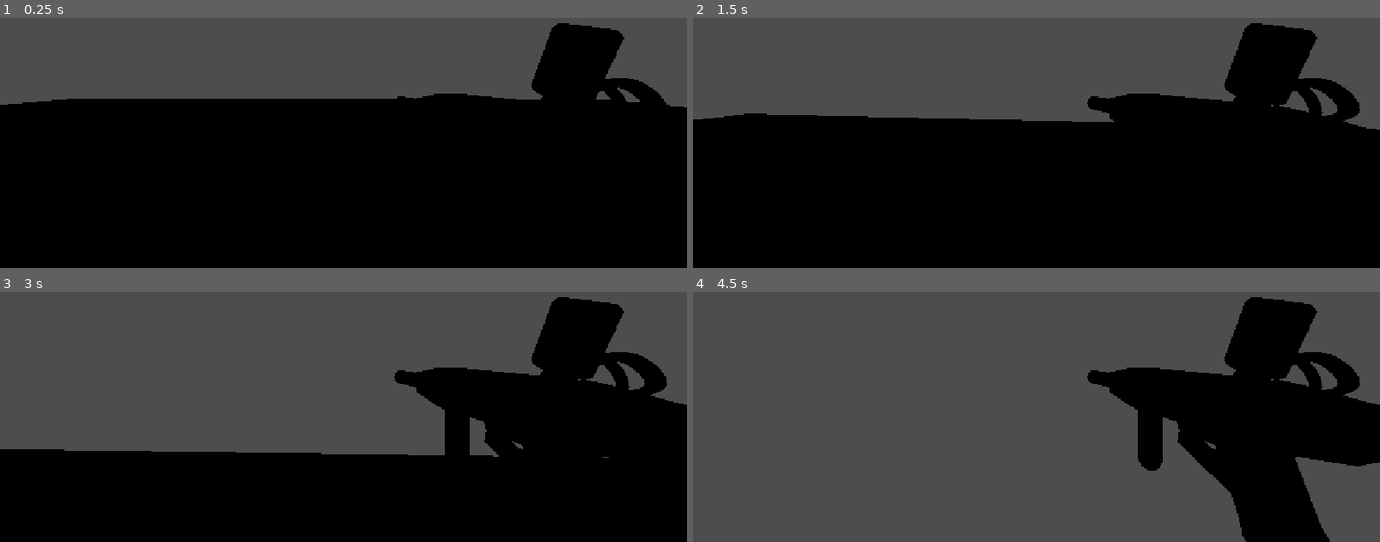
Above: before the commit, frames 1-4 (two rows, left to right).
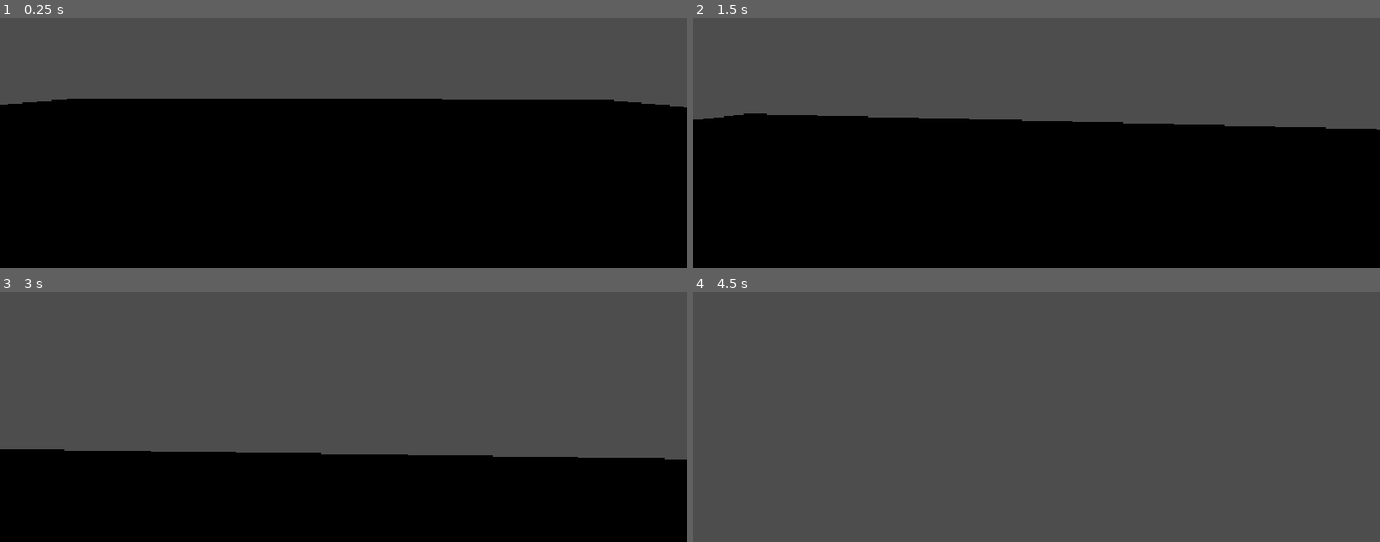
Above: after the commit, the same moments.

Repository: hazekekec52-sudo/-MuseumSpil
Game: Godot game, scene res://node_3d.tscn
Two runs of this game, one before a commit and one after it. Both use one fixed random seed, a clock stepped at 60 frames per second and the inputs below.
Inputs (mouse positions are in pixels of both pictures, inside the frame that each line leads up to):
- Up to frame 1 (0.25 s): no input
- Up to frame 2 (1.5 s): tap Enter at 0.5 s; move the mouse to (1070, 73) at 0.52 s; hold W from 0.53 s (still down); tap 1 at 0.6, 1.35 s; click (1070, 73) at 0.67 s; tap Space at 0.77 s; move the mouse to (1002, 75) at 1.27 s
- Up to frame 3 (3 s): keep holding W; tap Space at 1.52, 2.75 s; move the mouse to (357, 342) at 2.02 s; tap 1 at 2.1, 2.85 s; move the mouse to (336, 354) at 2.77 s; click (336, 354) at 2.92 s
- Up to frame 4 (4.5 s): keep holding W; tap Space at 3.02, 3.77 s; move the mouse to (1084, 354) at 3.52 s; tap 1 at 3.6, 4.35 s; tap Enter at 4.25 s; move the mouse to (981, 344) at 4.27 s

The runs differ from the first frame. In frame 1, 3.8% of the frame differs, in the area x 57-97%, y 2-35%; in frame 2, 7.4%; in frame 3, 15%; in frame 4, 20%, in the area x 57-100%, y 2-100%.

Commit message:
Add files via upload

Diff:
--- a/storm-p/storm-p/Spiller.tscn
+++ b/storm-p/storm-p/Spiller.tscn
@@ -12,21 +12,25 @@
 const MOUSE_SENSITIVITY = 0.002
 
 @onready var camera: Camera3D = $Camera3D
+@onready var pistol: Node3D = $Camera3D/Malerpistolos
 
 var mouse_captured = false
+var pistol_fremme = false
 
 
 func _ready() -> void:
 	Input.mouse_mode = Input.MOUSE_MODE_CAPTURED
 	mouse_captured = true
 
+	# Start uden pistolen
+	pistol.visible = false
+
 
 func _unhandled_input(event: InputEvent) -> void:
+	# Kig rundt med musen
 	if event is InputEventMouseMotion and mouse_captured:
-		# Kig til siderne med musen
 		rotate_y(-event.relative.x * MOUSE_SENSITIVITY)
 
-		# Kig op og ned med kameraet
 		camera.rotate_x(-event.relative.y * MOUSE_SENSITIVITY)
 		camera.rotation.x = clamp(
 			camera.rotation.x,
@@ -44,6 +48,13 @@
 		if event.button_index == MOUSE_BUTTON_LEFT and not mouse_captured:
 			Input.mouse_mode = Input.MOUSE_MODE_CAPTURED
 			mouse_captured = true
+
+	# Tag pistolen frem eller gem den med tast 1
+	if event is InputEventKey:
+		if event.pressed and not event.echo:
+			if event.keycode == KEY_1:
+				pistol_fremme = not pistol_fremme
+				pistol.visible = pistol_fremme
 
 
 func _physics_process(delta: float) -> void:
